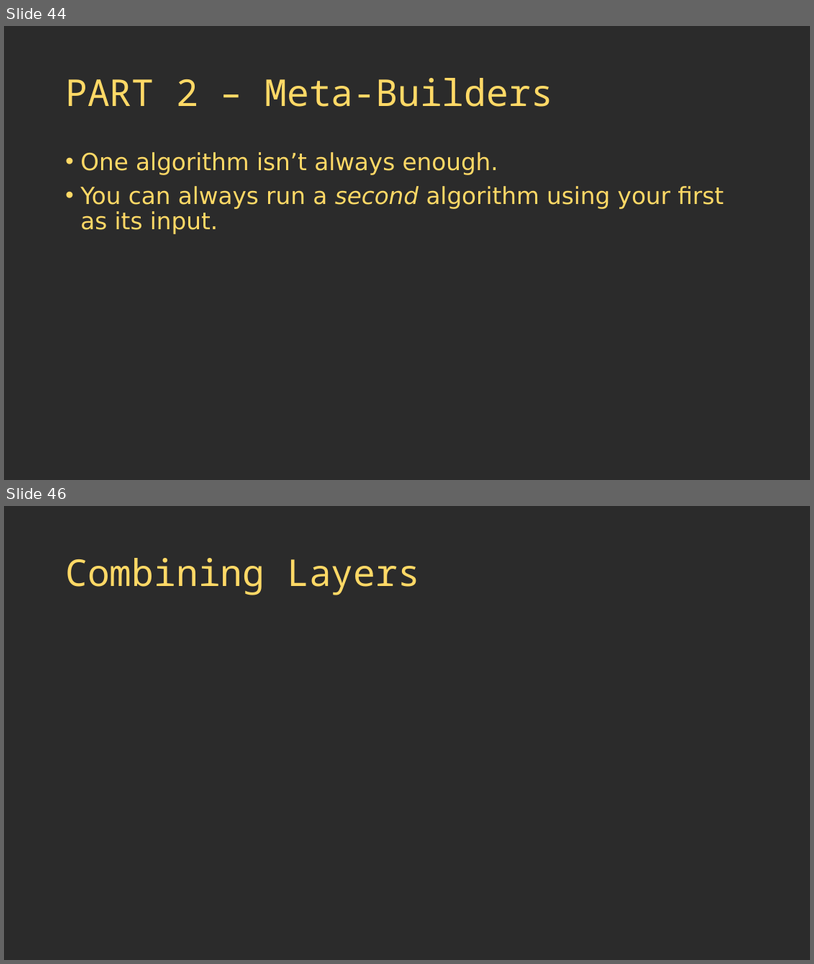
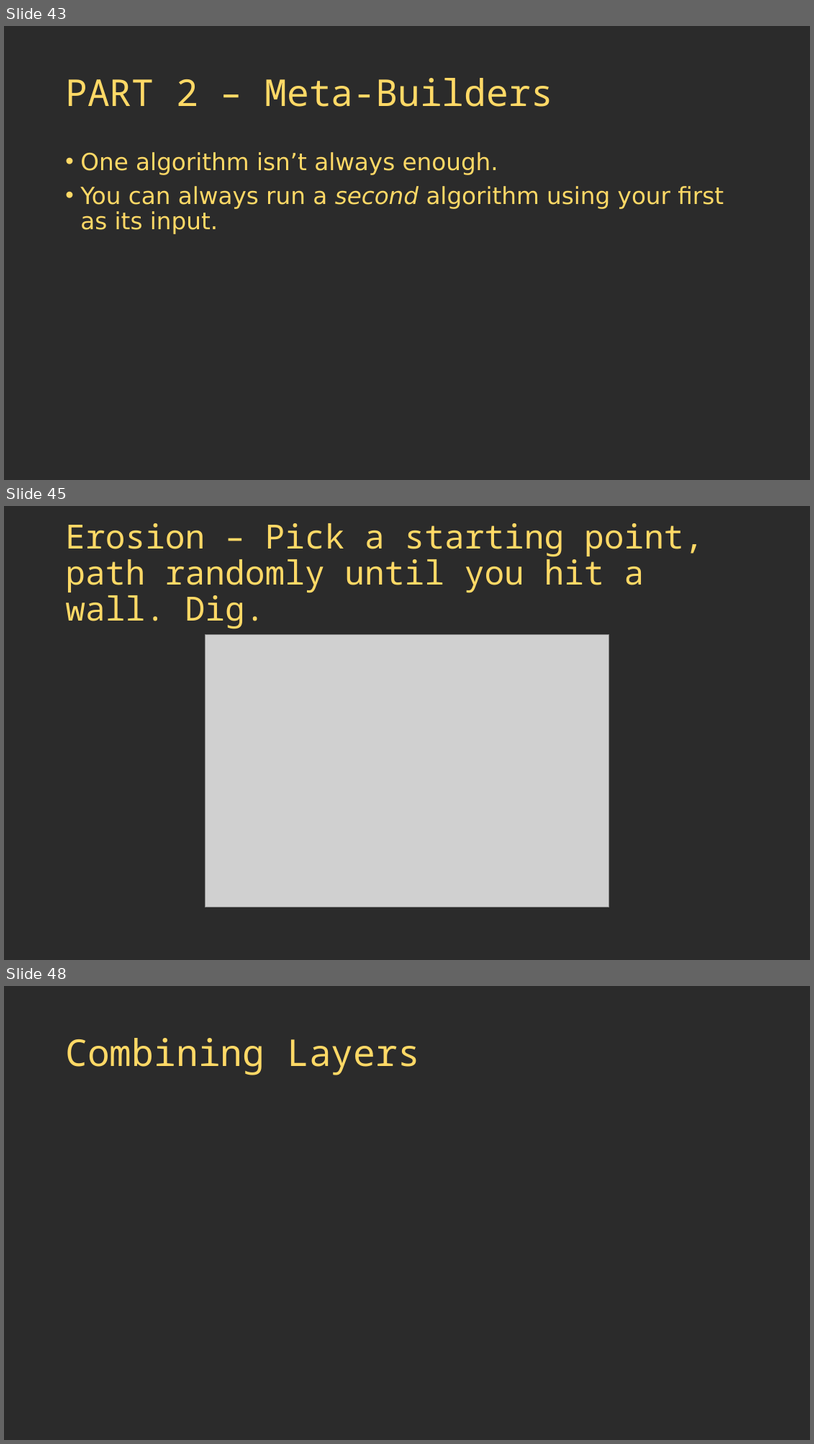
Before and after one commit to thebracket/roguelike-celebration-2020, a slide deck: Procedural Map Generation Techniques.pptx. Shown one above the other, each under a label of ours: slides 44 and 46 before the commit, slides 43, 45 and 48 after it; the slides between them are not shown. The pictures are 814x964 and 814x1444 pixels, drawn with LibreOffice and Linux fonts; fonts in the diff are those of the drawing; grey boxes stand for pictures; background and template pictures are left out; a plain dark background stands for a picture behind light text. Boxes give left, top, right and bottom in pixels: in the first picture for what was removed or moved away, otherwise in the second. Text is boxed around its words. In the diff, an @@ line names an element or a change of style, - is before the commit and + after.

Commit message:
DLA Erosion

```diff
--- a/Procedural Map Generation Techniques.pptx
+++ b/Procedural Map Generation Techniques.pptx
@@ slide 45 added at box(4, 506, 810, 960), background picture (left out) @@
@@ title added at box(65, 523, 704, 629), 39.6 pt, text #FFD966 @@
+Erosion – Pick a starting point, path randomly until you hit a wall. Dig.
@@ picture added at box(205, 635, 610, 907) @@
@@ what was slide 44 is now slide 43 @@
@@ what was slide 46 is now slide 48 @@
```
Also in this commit, not shown: 1 slide changed, 2 other slides added, 1 slide removed, 5 other files.
